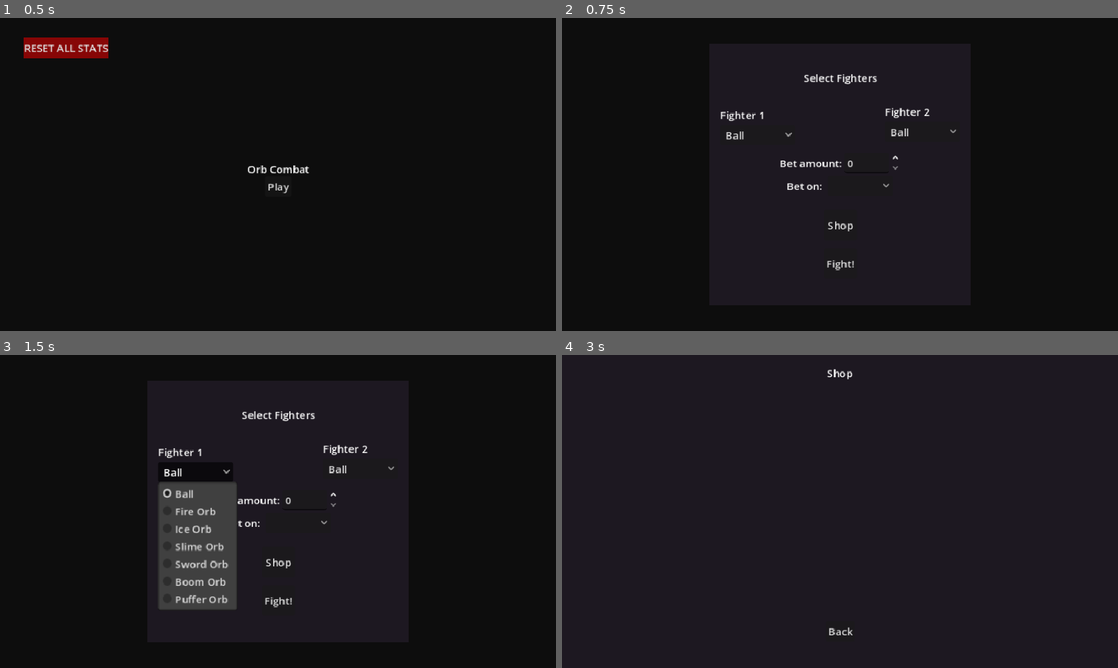
Above: before the commit, frames 1-4 (two rows, left to right).
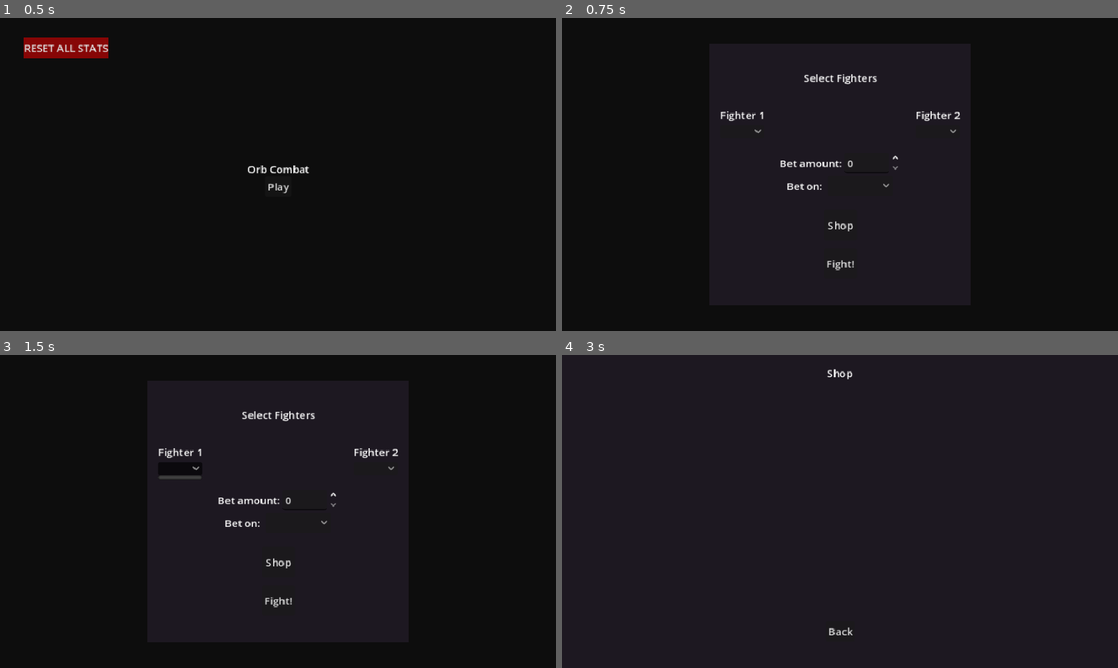
Above: after the commit, the same moments.

Repository: Cascachu/OrbCombat
Game: Godot game, scene res://main_menu.tscn
The game is run twice, just before and just after one commit, with the same random seed, the same clock (stepped at 60 frames per second) and the same inputs.
Inputs (mouse positions are in pixels of both pictures, inside the frame that each line leads up to):
- Up to frame 1 (0.5 s): no input
- Up to frame 2 (0.75 s): click "Play" at 0.5 s
- Up to frame 3 (1.5 s): click (194, 470) at 1.25 s, where only the run before the commit has a clickable "Ball"
- Up to frame 4 (3 s): click "Fight!" at 2 s; click "Shop" at 2.75 s

Frame 1 is identical in both runs. In frame 2, 0.4% of the frame differs, in the area x 29-72%, y 28-39%; in frame 3, 5.9%, in the area x 28-72%, y 28-82%; in frame 4, nothing differs.
Error before the commit: Invalid access to property or key 'coins' on a base object of type 'Nil'. (res://stats_bar.gd:5)
Error after the commit: Invalid access to property or key 'coins' on a base object of type 'Nil'. (res://fighter_select.gd:20)

Commit message:
fix: proper max bet amount
made the max amount possible to bet be the same as the users coins

Diff:
--- a/fighter_select.gd
+++ b/fighter_select.gd
@@ -17,9 +17,13 @@
 
 
 func _ready():
+	bet_spinbox.max_value = PlayerStats.coins
 	for fighter in FIGHTERS.keys():
 		fighter_one_select.add_item(fighter)
 		fighter_two_select.add_item(fighter)
+
+func _process(delta):
+	bet_spinbox.max_value = PlayerStats.coins
 
 func _on_fight_pressed():
 	GameState.fighter_one = FIGHTERS[fighter_one_select.get_item_text(fighter_one_select.selected)]
@@ -28,6 +32,5 @@
 	GameState.bet_on = "one" if bet_on_select.selected == 0 else "two"
 	get_tree().change_scene_to_file("res://game.tscn")
 
-
 func _on_shop_pressed() -> void:
 	get_tree().change_scene_to_file("res://shop.tscn")
